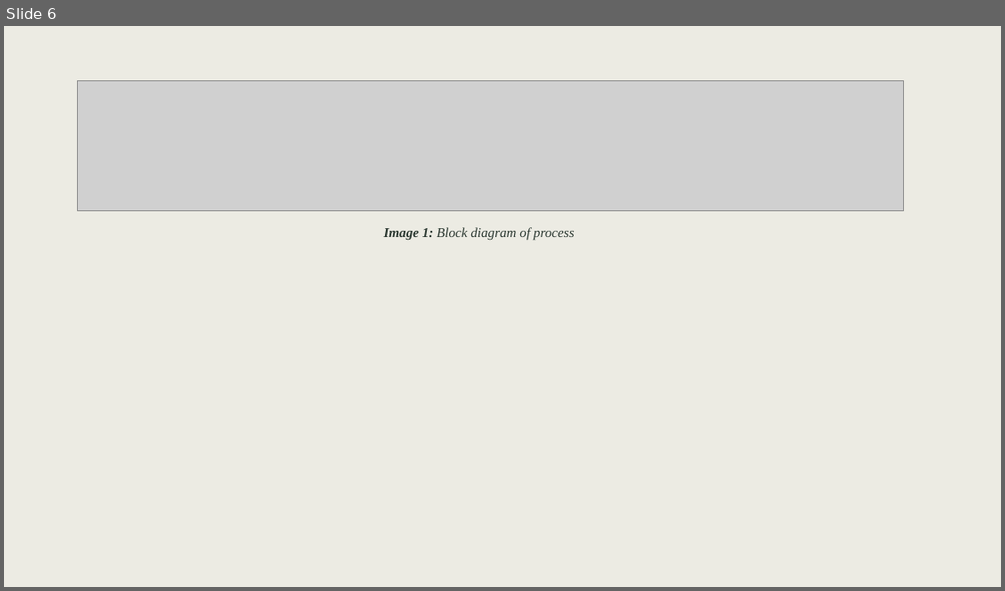
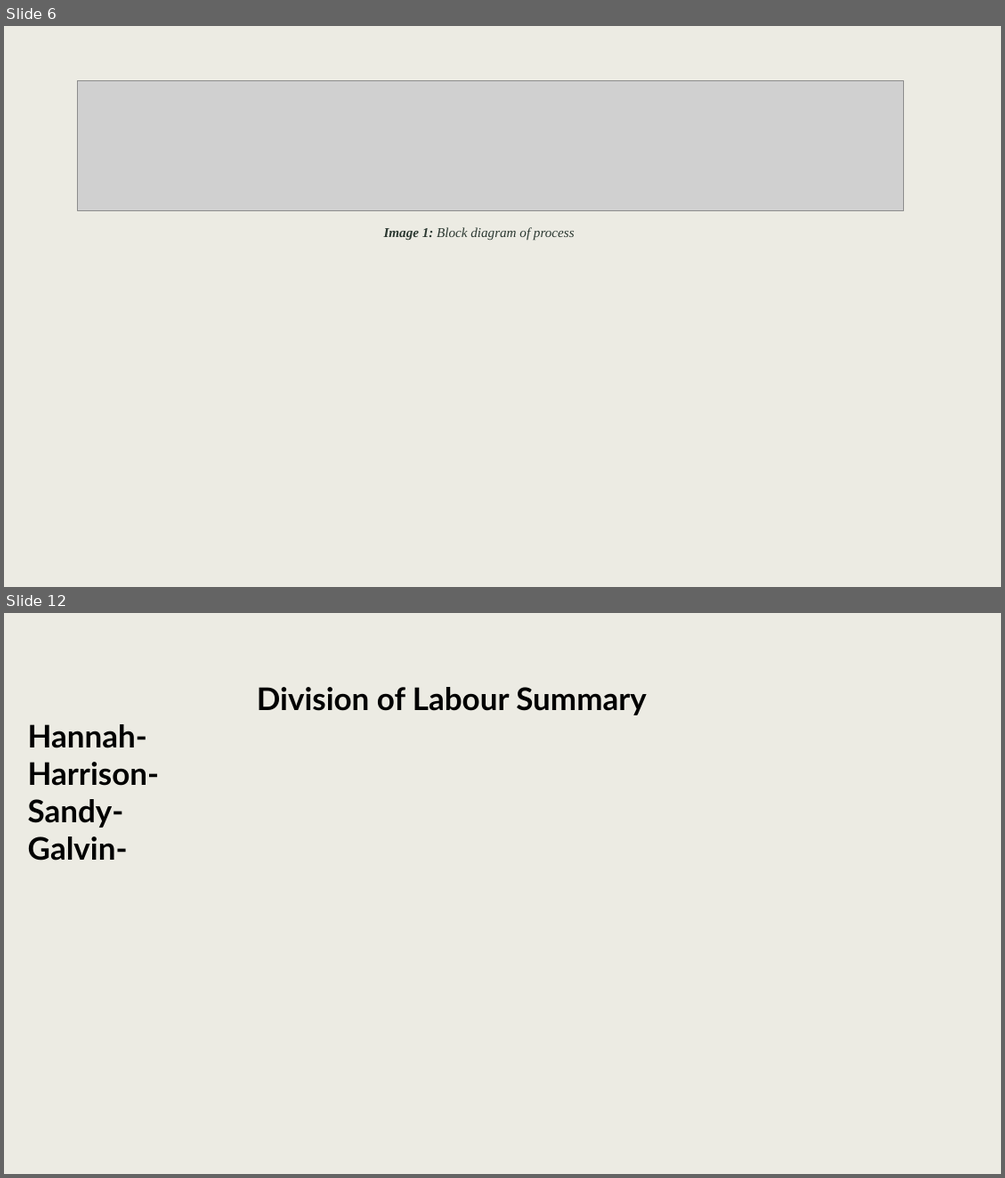
Before and after one commit to hjaqfarrand/2071_AudioSystem, a slide deck: Ece2071 Project.pptx. Shown one above the other, each under a label of ours: slide 6 before the commit, slides 6 and 12 after it; the slides between them are not shown. The pictures are 1005x591 and 1005x1178 pixels, drawn with LibreOffice and Linux fonts; fonts in the diff are those of the drawing; grey boxes stand for pictures. Boxes give left, top, right and bottom in pixels: in the first picture for what was removed or moved away, otherwise in the second. Text is boxed around its words. In the diff, an @@ line names an element or a change of style, - is before the commit and + after.

```diff
--- a/Ece2071 Project.pptx
+++ b/Ece2071 Project.pptx
@@ slide 12 added at (4,613,1001,1174), background #ECEBE3 @@
@@ text added at (28,687,646,860), 30 pt, text #000000, bold @@
+Division of Labour Summary
+Hannah-
+Harrison-
+Sandy-
+Galvin-
```
Also in this commit, not shown: 5 other slides added, 1 slide removed.
